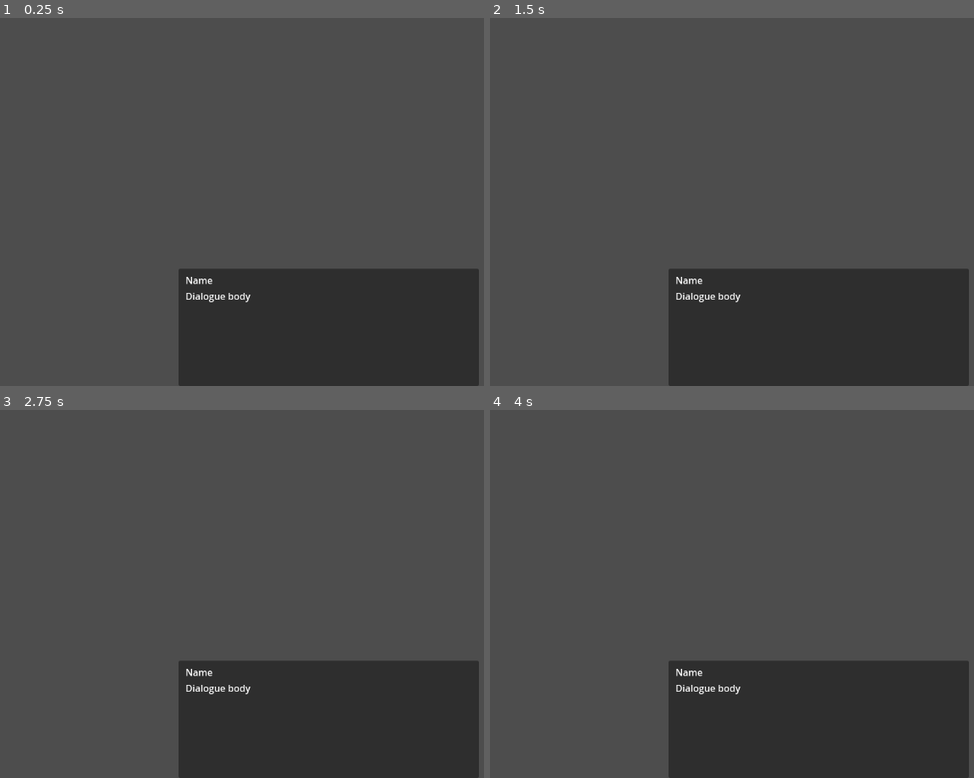
Above: before the commit, frames 1-4 (two rows, left to right).
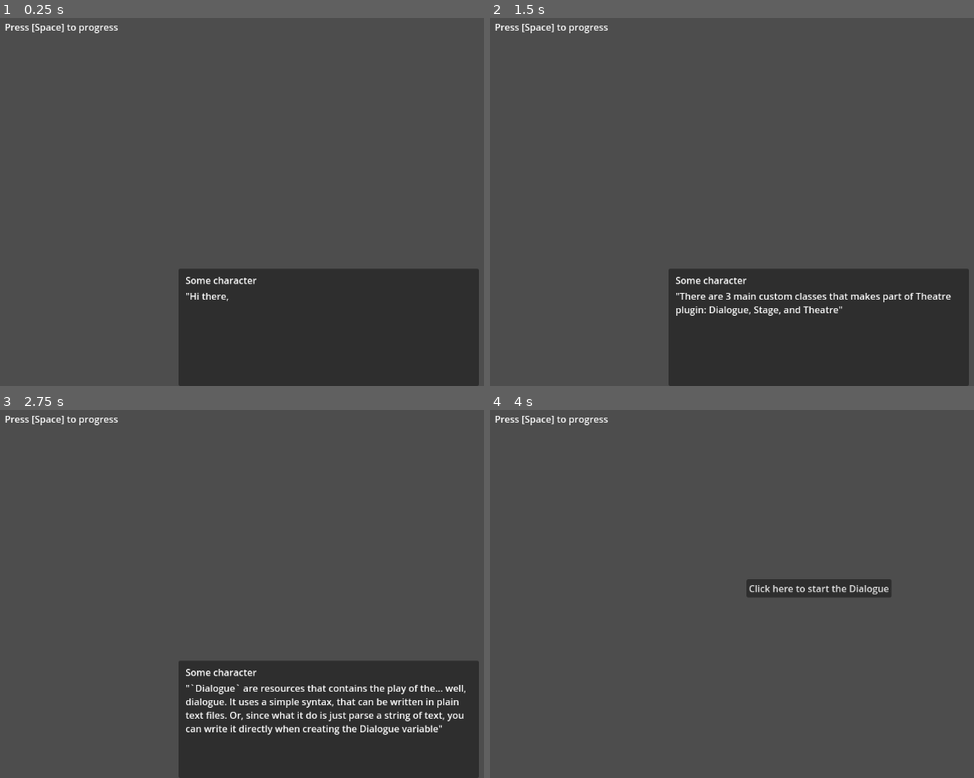
Above: after the commit, the same moments.

Repository: nndda/Theatre
Game: Godot game, scene res://theatre_demo/intro_1.tscn
Same seed, same stepped clock (60 frames per second), same inputs: the game is played once before the commit and once after it.
Inputs:
- Up to frame 1 (0.25 s): no input
- Up to frame 2 (1.5 s): tap Space (space) at 0.5, 1.35 s; hold Space (space) 0.53-1.28 s
- Up to frame 3 (2.75 s): tap Space (space) at 2 s; hold Space (space) from 2.03 s (still down)
- Up to frame 4 (4 s): release Space (space) at 2.78 s; tap Space (space) at 2.85, 3.5 s; hold Space (space) from 3.53 s (still down)

The runs differ from the first frame. In frame 1, 0.6% of the frame differs, in the area x 1-53%, y 1-78%; in frame 2, 1.3%; in frame 3, 2.6%; in frame 4, 21%, in the area x 1-99%, y 1-100%.
Error before the commit: Out of bounds get index '-1' (on base: 'Array[Dictionary]') (res://addons/Theatre/Stage.gd:95)

Commit message:
Rewrite demo

Diff:
--- /dev/null
+++ b/theatre_demo/demo_scene.tscn
@@ -0,0 +1,66 @@
+[gd_scene format=3 uid="uid://ctrohnpqthbtr"]
+
+[node name="DemoScene" type="Control"]
+layout_mode = 3
+anchors_preset = 15
+anchor_right = 1.0
+anchor_bottom = 1.0
+grow_horizontal = 2
+grow_vertical = 2
+
+[node name="DialogueContainer" type="PanelContainer" parent="."]
+layout_mode = 1
+anchors_preset = 12
+anchor_top = 1.0
+anchor_right = 1.0
+anchor_bottom = 1.0
+offset_left = 320.0
+offset_top = -200.0
+offset_right = -320.0
+grow_horizontal = 2
+grow_vertical = 0
+
+[node name="MarginContainer" type="MarginContainer" parent="DialogueContainer"]
+layout_mode = 2
+theme_override_constants/margin_left = 12
+theme_override_constants/margin_top = 8
+theme_override_constants/margin_right = 12
+theme_override_constants/margin_bottom = 8
+
+[node name="VBoxContainer" type="VBoxContainer" parent="DialogueContainer/MarginContainer"]
+layout_mode = 2
+
+[node name="Name" type="Label" parent="DialogueContainer/MarginContainer/VBoxContainer"]
+layout_mode = 2
+text = "Name"
+
+[node name="Body" type="RichTextLabel" parent="DialogueContainer/MarginContainer/VBoxContainer"]
+layout_mode = 2
+size_flags_vertical = 3
+text = "Dialogue body"
+
+[node name="StartButton" type="Button" parent="."]
+layout_mode = 1
+anchors_preset = 8
+anchor_left = 0.5
+anchor_top = 0.5
+anchor_right = 0.5
+anchor_bottom = 0.5
+offset_left = -123.5
+offset_top = -15.5
+offset_right = 123.5
+offset_bottom = 15.5
+grow_horizontal = 2
+grow_vertical = 2
+text = "Click here to start the Dialogue"
+
+[node name="MarginContainer" type="MarginContainer" parent="."]
+layout_mode = 1
+offset_right = 320.0
+offset_bottom = 192.0
+theme_override_constants/margin_left = 24
+theme_override_constants/margin_top = 24
+
+[node name="Guide" type="RichTextLabel" parent="MarginContainer"]
+layout_mode = 2
+text = "Press [Space] to progress"
--- a/theatre_demo/intro_1.gd
+++ b/theatre_demo/intro_1.gd
@@ -1,4 +1,4 @@
-extends Node2D
+extends Control
 
 # The Stage variable were defined here, so it can be accessible everywhere in this script.
 # Stage use Dictionary of Nodes and UI elements used as its parameter,
@@ -12,24 +12,25 @@
 
 # The Dialogue were also defined here too for convenience.
 # You need to include `*.txt` in Project > Exports... > Resources
-var epic_dialogue = Dialogue.new("res://theatre_demo/demo_dialogue.en.txt")
+var epic_dialogue = Dialogue.load("res://theatre_demo/demo_dialogue.txt")
 
 func _ready():
     # Run `Dialogue.start()` method to start the assigned dialogue.
     stage.start(epic_dialogue)
 
-    print(epic_dialogue.word_count())
-
     # You might also want to hide dialogue UI when its finished,
     # and show it when its started.
     # The signal 'started' will be emitted when the dialogue started,
     # when the signal fired, the dialogue ui will be shown
-    stage.started.connect(
-        $DialogueContainer.show
+    stage.started.connect( func():
+        $DialogueContainer.show()
     )
     # Just like before, the 'finished' signal will be emitted when the dialogue is ended or aborted
-    stage.finished.connect(
-        $DialogueContainer.hide
+    stage.resetted.connect( func(_step, _set): # `resetted` signal return 2 arguments
+        $DialogueContainer.hide()
+    )
+    stage.finished.connect( func():
+        $DialogueContainer.hide()
     )
     # In that code above we simply used show/hide method to toggle the UI
     # You can use the signal to start your custom animation or tween
@@ -40,3 +41,17 @@
 func _input(event):
     if event.is_action_pressed("space"):
         stage.progress()
+
+
+# Demo scene stuff
+# =============================================================================
+
+
+@onready var start_button : Button = $StartButton
+
+func _on_ready():
+    start_button.pressed.connect(stage.start.bind(epic_dialogue))
+
+func _process(_delta):
+    start_button.disabled = stage.is_playing()
+    start_button.visible = !stage.is_playing()
--- a/theatre_demo/intro_1.tscn
+++ b/theatre_demo/intro_1.tscn
@@ -1,31 +1,9 @@
-[gd_scene load_steps=2 format=3 uid="uid://6558c7m4g6i0"]
+[gd_scene load_steps=3 format=3 uid="uid://8mihrkqkjvea"]
 
+[ext_resource type="PackedScene" uid="uid://ctrohnpqthbtr" path="res://theatre_demo/demo_scene.tscn" id="1_mului"]
 [ext_resource type="Script" path="res://theatre_demo/intro_1.gd" id="1_yyntl"]
 
-[node name="Demo" type="Node2D"]
+[node name="Intro1" instance=ExtResource("1_mului")]
 script = ExtResource("1_yyntl")
 
-[node name="DialogueContainer" type="PanelContainer" parent="."]
-offset_left = 320.0
-offset_top = 448.0
-offset_right = 832.0
-offset_bottom = 648.0
-
-[node name="MarginContainer" type="MarginContainer" parent="DialogueContainer"]
-layout_mode = 2
-theme_override_constants/margin_left = 12
-theme_override_constants/margin_top = 8
-theme_override_constants/margin_right = 12
-theme_override_constants/margin_bottom = 8
-
-[node name="VBoxContainer" type="VBoxContainer" parent="DialogueContainer/MarginContainer"]
-layout_mode = 2
-
-[node name="Name" type="Label" parent="DialogueContainer/MarginContainer/VBoxContainer"]
-layout_mode = 2
-text = "Name"
-
-[node name="Body" type="RichTextLabel" parent="DialogueContainer/MarginContainer/VBoxContainer"]
-layout_mode = 2
-size_flags_vertical = 3
-text = "Dialogue body"
+[connection signal="ready" from="." to="." method="_on_ready"]
--- a/theatre_demo/intro_2.gd
+++ b/theatre_demo/intro_2.gd
@@ -1,4 +1,4 @@
-extends Node2D
+extends Control
 
 var stage = Stage.new({
     container_name = $DialogueContainer/MarginContainer/VBoxContainer/Name,
@@ -12,11 +12,43 @@
 func _init():
     Dialogue.crawl()
 
-# NOTE: `Dialogue.crawl()` have to run BEFORE loading the dialogue
+# NOTE: Its best to call `Dialogue.crawl()` at the start of the project
 
 func _ready():
-    epic_dialogue = Dialogue.load("res://theatre_demo/demo_dialogue.en.txt")
+    epic_dialogue = Dialogue.load("res://theatre_demo/demo_dialogue.txt")
+
+    stage.start(epic_dialogue)
+
+
+    stage.started.connect( func():
+        $DialogueContainer.show()
+    )
+    stage.resetted.connect( func(_step, _set):
+        $DialogueContainer.hide()
+    )
+    stage.finished.connect( func():
+        $DialogueContainer.hide()
+    )
 
 func _input(event):
     if event.is_action_pressed("space"):
         stage.progress()
+
+    # In some cases, you might want the player to be able to end the Dialogue whenever they want.
+    # `Stage.reset()` can be used to end the current Dialogue and reset everything
+    if event.is_action_pressed("esc"):
+        stage.reset()
+
+
+# Demo scene stuff
+# =============================================================================
+
+
+@onready var start_button : Button = $StartButton
+
+func _on_ready():
+    start_button.pressed.connect(stage.start.bind(epic_dialogue))
+
+func _process(_delta):
+    start_button.disabled = stage.is_playing()
+    start_button.visible = !stage.is_playing()
--- /dev/null
+++ b/theatre_demo/intro_2.tscn
@@ -0,0 +1,13 @@
+[gd_scene load_steps=3 format=3 uid="uid://bwh2j7ew0rdlv"]
+
+[ext_resource type="Script" path="res://theatre_demo/intro_2.gd" id="1_k14sd"]
+[ext_resource type="PackedScene" uid="uid://ctrohnpqthbtr" path="res://theatre_demo/demo_scene.tscn" id="1_nr65j"]
+
+[node name="Intro2" instance=ExtResource("1_nr65j")]
+script = ExtResource("1_k14sd")
+
+[node name="Guide" parent="MarginContainer" index="0"]
+text = "Press [Space] to progress
+Press [Esc] to end dialogue"
+
+[connection signal="ready" from="." to="." method="_on_ready"]
Not shown, added: theatre_demo/demo_dialogue.txt
